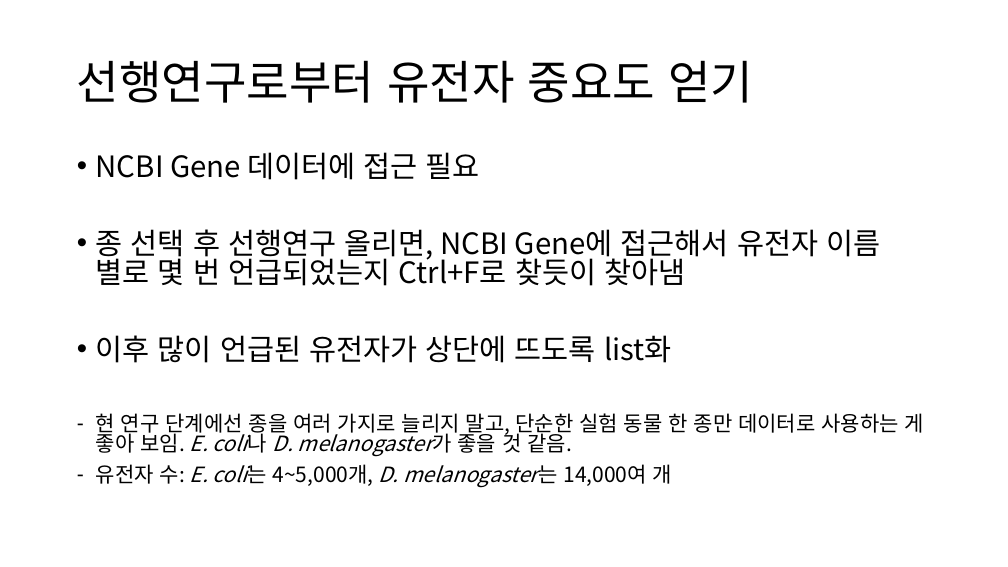
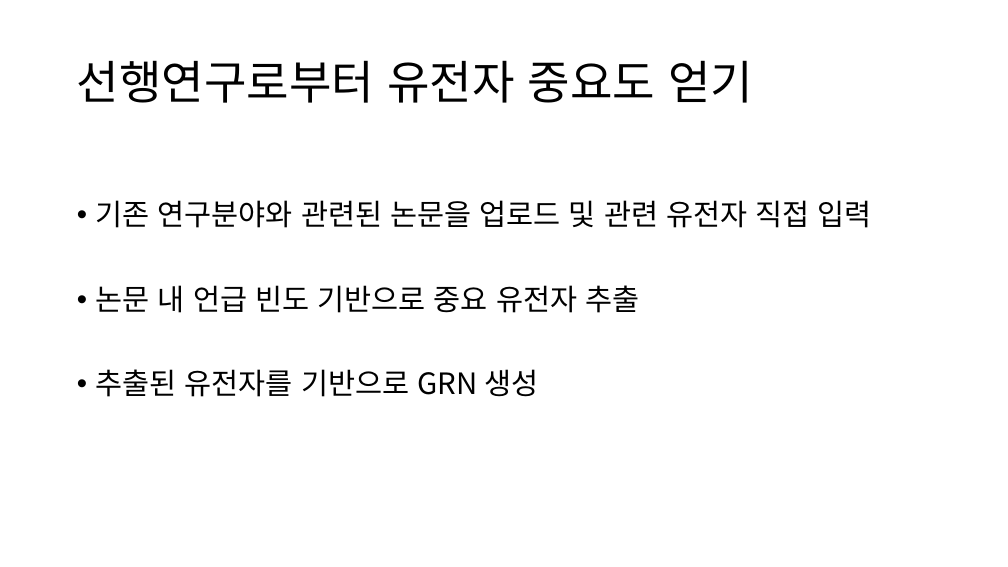
Before and after one commit to summer-121/Genetwork, a slide deck: slide 4 of GeNetwork_Scheme.pptx (slide 5 before the commit). Drawn at 1008x567 pixels with LibreOffice and Linux fonts; fonts in the diff are those of the drawing. Boxes give left, top, right and bottom in pixels: in the first picture for what was removed or moved away, otherwise in the second. Text is boxed around its words. In the diff, an @@ line names an element or a change of style, - is before the commit and + after.

```diff
--- a/GeNetwork_Scheme.pptx
+++ b/GeNetwork_Scheme.pptx
@@ text at (x1=96, y1=200, x2=872, y2=397): text changed; size 20 to 28 pt @@
-• NCBI Gene 데이터에 접근 필요
-• 종 선택 후 선행연구 올리면, NCBI Gene에 접근해서 유전자 이름 별로 몇 번 언급되었는지 Ctrl+F로 찾듯이 찾아냄
-• 이후 많이 언급된 유전자가 상단에 뜨도록 list화
-– 현 연구 단계에선 종을 여러 가지로 늘리지 말고, 단순한 실험 동물 한 종만 데이터로 사용하는 게 좋아 보임. E. coli나 D. melanogaster가 좋을 것 같음.
-– 유전자 수: E. coli는 4~5,000개, D. melanogaster는 14,000여 개
+• 기존 연구분야와 관련된 논문을 업로드 및 관련 유전자 직접 입력
+• 논문 내 언급 빈도 기반으로 중요 유전자 추출
+• 추출된 유전자를 기반으로 GRN 생성
```
Also in this commit, not shown: 6 other slides changed, 2 slides added, 1 slide removed.
